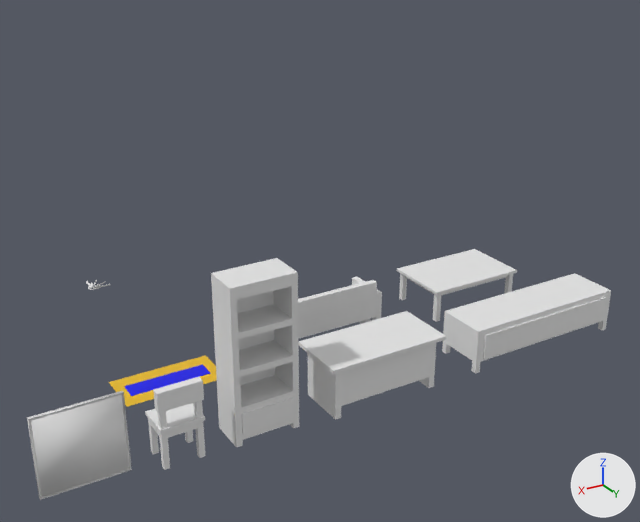
An edit to the FBX model Assets/Master/FBXs/publication_office.fbx, drawn before and after from the same camera.
Both versions are drawn from a 50 mm lens placed at (6.58, 24.23, 11.34), pointed at (-4.56, 5.66, 2.06). The lights are fixed; the arrows at lower right show +X, +Y and +Z. The picture after the commit comes second. Where no turn or scale is listed for an object, it has been applied to the vertices.

Objects in the first picture: 'msh_Keys', 'msh_OfficeBigTable', 'msh_OfficeBookshelf', 'msh_OfficeChair', 'msh_OfficePinboard', 'msh_OfficeRug', 'msh_OfficeSofa', 'msh_OfficeTable', 'msh_OfficeWideCabinet'.
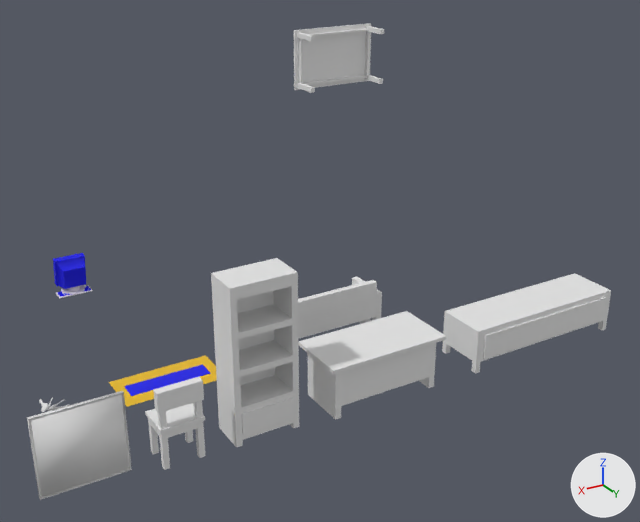
What the commit changed:
Material 'Material.001' (mat_material_001) is new.
Its base color is (0.756, 0.712, 0.8) (white #e1dbe7).
Mesh me_cube is new.
It has 72 vertices, 60 faces and spans x 0.0..0.9, y -0.781..0.0, z 0.0..1.017.
Faces by material slot: [1, 21, 38].
It uses material mat_material_004 (yellow #e7b91f).
It uses material mat_material_003 (blue #0200e7).
It uses material mat_material_001 (white #e1dbe7).
Mesh me_plane is new.
It has 308 vertices, 195 faces and spans x 0.0..1.0, y -0.4..0.0, z 0.0..0.04.
Faces by material slot: [10, 185].
It uses material mat_material_001 (white #e1dbe7).
It uses material mat_material_003 (blue #0200e7).
Object 'msh_Keys' (ob_msh_keys) moves from (0.0, 0.0, 0.0) to (3.0, 6.0, 0.0).
Object 'msh_OfficeBigTable' (ob_msh_officebigtable) moves from (-9.0, 6.0, 0.0) to (-9.0, 0.0, 6.0).
Object 'msh_OfficeBigTable' (ob_msh_officebigtable) turns from (-90, 0, -180) to (0, -180, 0) degrees about x, y and z.
Object 'msh_monitor' (ob_msh_monitor) is new; it shows me_cube.
Its location is (0.0, 0.0, 0.0).
Object 'msh_keyboard' (ob_msh_keyboard) is new; it shows me_plane.
Its location is (0.0, 0.0, 0.0).

Boxes (x1, y1, x2, y2) around the edits, measured in the pictures (640 x 522 px):
'msh_OfficeBigTable', moved, turned
    before: (397, 249, 517, 321)
    after: (294, 23, 384, 93)
'msh_monitor', added
    after: (53, 253, 86, 294)
    faces in mat_material_003 (blue #0200e7): (53, 253, 86, 289)
    faces in mat_material_001 (white #e1dbe7): (61, 285, 86, 294)
'msh_Keys', moved
    before: (86, 280, 110, 290)
    after: (39, 397, 70, 412)
'msh_keyboard', added
    after: (56, 286, 93, 298)
